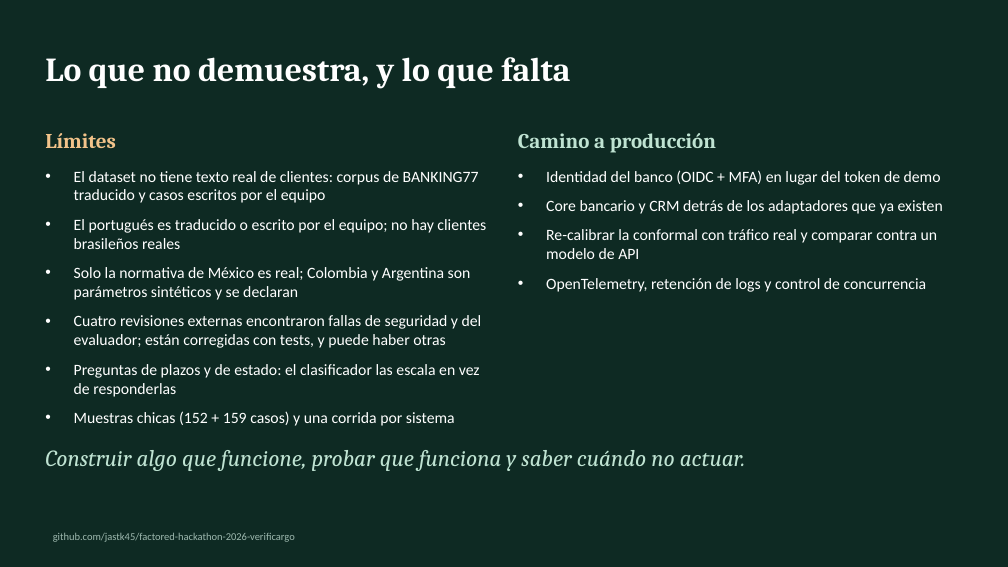
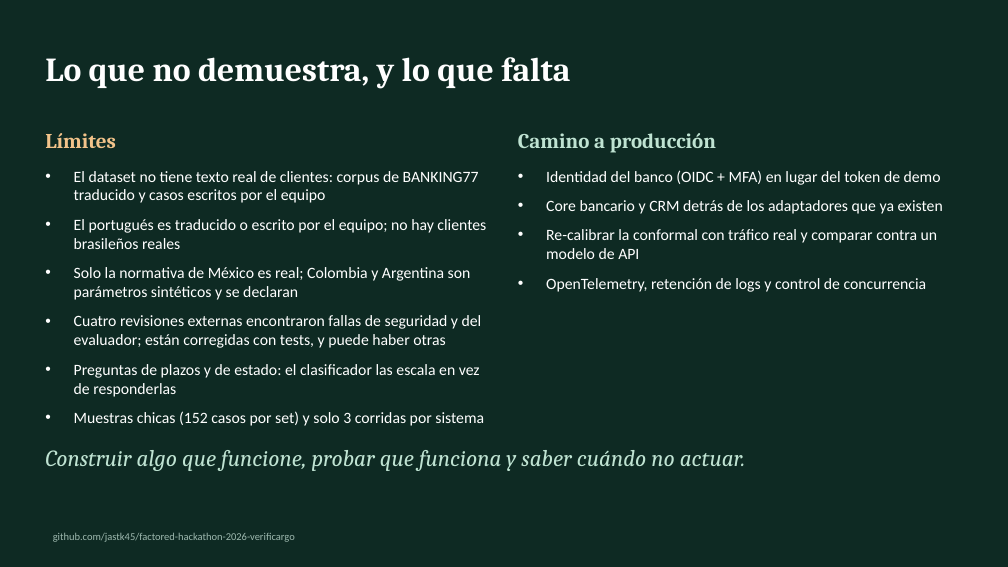
Before and after one commit to jastk45/factored-hackathon-2026-verificargo, a slide deck: slide 6 of docs/VerifiCargo.pptx. Drawn at 1008x567 pixels with LibreOffice and Linux fonts; fonts in the diff are those of the drawing. Boxes give left, top, right and bottom in pixels: in the first picture for what was removed or moved away, otherwise in the second. Text is boxed around its words. In the diff, an @@ line names an element or a change of style, - is before the commit and + after.

```diff
--- a/docs/VerifiCargo.pptx
+++ b/docs/VerifiCargo.pptx
@@ text at <box>74,411,484,426</box>: text changed @@
-• Muestras chicas (152 + 159 casos) y una corrida por sistema
+• Muestras chicas (152 casos por set) y solo 3 corridas por sistema
```
Also in this commit, not shown: 2 other slides changed, 21 other files.
